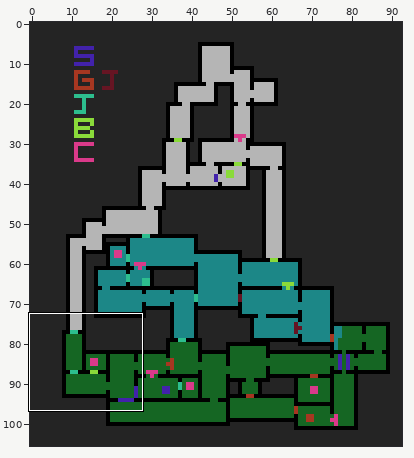
One commit to this pixel-art file: rough map.ase. Above, an overview of the earlier version with the close-up marked.
Close-up. First the earlier version:
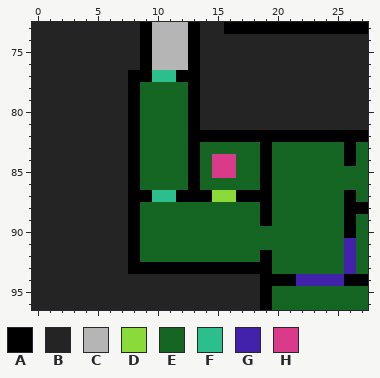
93x106 pixels, 1 frame. Shown: x 0..27, y 73..96.
Visible layers, top first: "key", "upgrades", "rooms", "bg".
Palette (. is transparent): A #000000  B #242424  C #b5b5b5  D #8ada3a  E #156623  F #2dbe8e  G #4222ab  H #da3a8a
Pixels before, first column x 0:
73 BBBBBBBBBACCCABBAAAAAAAAAAAA
74 BBBBBBBBBACCCABBBBBBBBBBBBBB
75 BBBBBBBBBACCCABBBBBBBBBBBBBB
76 BBBBBBBBBACCCABBBBBBBBBBBBBB
77 BBBBBBBBAAFFAABBBBBBBBBBBBBB
78 BBBBBBBBAEEEEABBBBBBBBBBBBBB
79 BBBBBBBBAEEEEABBBBBBBBBBBBBB
80 BBBBBBBBAEEEEABBBBBBBBBBBBBB
81 BBBBBBBBAEEEEABBBBBBBBBBBBBB
82 BBBBBBBBAEEEEAAAAAAAAAAAAAAA
83 BBBBBBBBAEEEEAEEEEEAEEEEEEAE
84 BBBBBBBBAEEEEAEHHEEAEEEEEEAE
85 BBBBBBBBAEEEEAEHHEEAEEEEEEEE
86 BBBBBBBBAEEEEAEEEEEAEEEEEEEE
87 BBBBBBBBAAFFAAADDAAAEEEEEEAE
88 BBBBBBBBAEEEEEEEEEEAEEEEEEAA
89 BBBBBBBBAEEEEEEEEEEAEEEEEEAE
90 BBBBBBBBAEEEEEEEEEEEEEEEEEAE
91 BBBBBBBBAEEEEEEEEEEEEEEEEEGE
92 BBBBBBBBAEEEEEEEEEEAEEEEEEGE
93 BBBBBBBBAAAAAAAAAAAAEEEEEEGE
94 BBBBBBBBBBBBBBBBBBBAAAGGGGAA
95 BBBBBBBBBBBBBBBBBBBAEEEEEEEE
96 BBBBBBBBBBBBBBBBBBBAEEEEEEEE
New version:
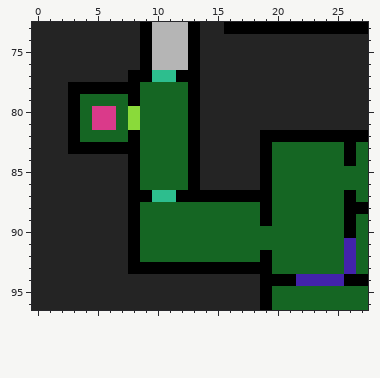
The exact change:
Layers "upgrades", "rooms":
Colour B becomes colour A in row 78 at x 3 to 7; in rows 79 to 82 at x 3; in row 83 at x 3 to 7.
Colour D becomes colour A in row 87 at x 15 to 16.
Colour A becomes colour B in row 82 at x 14 to 18.
Colour E becomes colour B in row 83 at x 14 to 18; in rows 84 to 85 at x 14 and 17 to 18; in row 86 at x 14 to 18.
Colour H becomes colour B in rows 84 to 85 at x 15 to 16.
Colour A becomes colour D in rows 80 to 81 at x 8.
Colour B becomes colour E in row 79 at x 4 to 7; in rows 80 to 81 at x 4 and 7; in row 82 at x 4 to 7.
Colour B becomes colour H in rows 80 to 81 at x 5 to 6.
